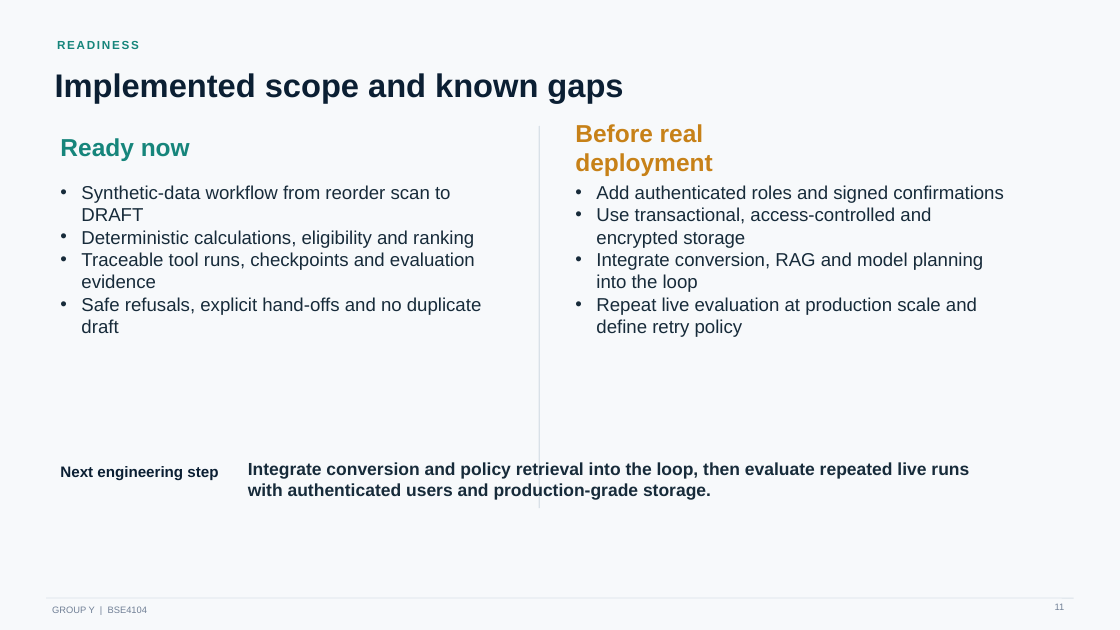
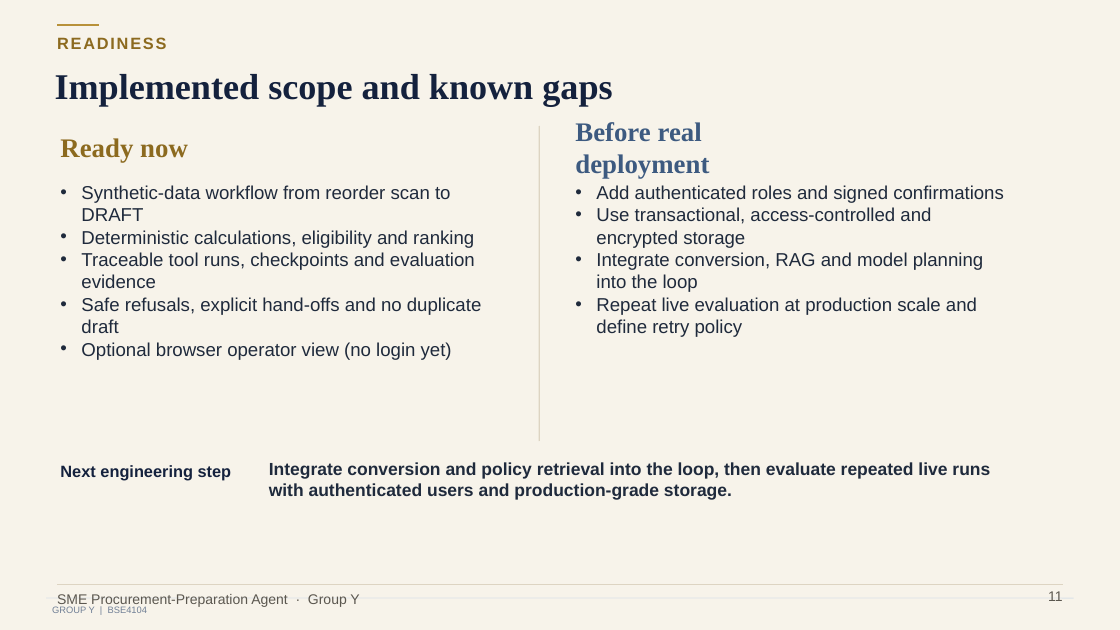
Before and after one commit to GeorgeLukaanya/bse4104-procurement-agent, a slide deck: slide 11 of evidence/demo/Group-Y-SME-Procurement-Agent-Panel-Presentation.pptx. Drawn at 1120x630 pixels with LibreOffice and Linux fonts; fonts in the diff are those of the drawing. Boxes give left, top, right and bottom in pixels: in the first picture for what was removed or moved away, otherwise in the second. Text is boxed around its words. In the diff, an @@ line names an element or a change of style, - is before the commit and + after.

```diff
--- a/evidence/demo/Group-Y-SME-Procurement-Agent-Panel-Presentation.pptx
+++ b/evidence/demo/Group-Y-SME-Procurement-Agent-Panel-Presentation.pptx
@@ background #F7F9FB to #F7F3EA @@
@@ line added from (57, 25) to (99, 25), #B8913A 1.5 pt @@
@@ text "READINESS" at [57,37,166,49]: size 10 to 14 pt, text colour #16857B to #8C6A1F @@
@@ text "Implemented scope and known gaps" at [55,74,612,106]: size 28 to 31 pt, font Arial to Times New Roman, text colour #0B1F33 to #14213D @@
@@ text "Ready now" at [60,138,188,163]: size 21 to 23 pt, font Arial to Times New Roman, text colour #16857B to #8C6A1F @@
@@ line moved from (539, 126) - (539, 508) to (539, 126) - (539, 441) @@
@@ line (539, 126) - (539, 441): stroke #D9E1E8 1.2 pt to #DDD4C2 1.2 pt @@
@@ text "Before real deployment" at [575,122,709,179]: size 21 to 23 pt, font Arial to Times New Roman, text colour #C78118 to #3D5A80 @@
@@ text at [81,185,481,333]: text colour #172B3A to #1F2A3C in "Synthetic-data workflow from reorder scan to DRAFT", "Deterministic calculations, eligibility and ranking", "Traceable tool runs, checkpoints and evaluation evidence", "Safe refusals, explicit hand-offs and no duplicate ..." @@
@@ text "Add authenticated roles and signed ..." at [596,185,1004,337]: text colour #172B3A to #1F2A3C @@
@@ text at [81,342,452,360]: paragraph added @@
+• Optional browser operator view (no login yet)
@@ text "Next engineering step" at [60,465,232,481]: size 13 to 14 pt, text colour #0B1F33 to #14213D @@
@@ text "Integrate conversion and policy retrieval ..." at [269,462,990,500]: text colour #172B3A to #1F2A3C @@
@@ text "Integrate conversion and policy retrieval ...": place and size @@
-text "Integrate conversion and policy retrieval ..." at [248,462,969,500]
+text "Integrate conversion and policy retrieval ..." at [269,462,990,500]
@@ line added from (57, 584) to (1063, 584), #DDD4C2 0.5 pt @@
@@ text added at [57,594,359,607], 12 pt, text #5B574F @@
+SME Procurement-Preparation Agent · Group Y
@@ page number: place and size @@
-page number at [1055,603,1065,610]
+page number at [1048,591,1062,601]
@@ page number at [1048,591,1062,601]: size 8 to 12 pt, text colour #718096 to #5B574F @@
```
Also in this commit, not shown: 11 other slides changed, 3 other files.
